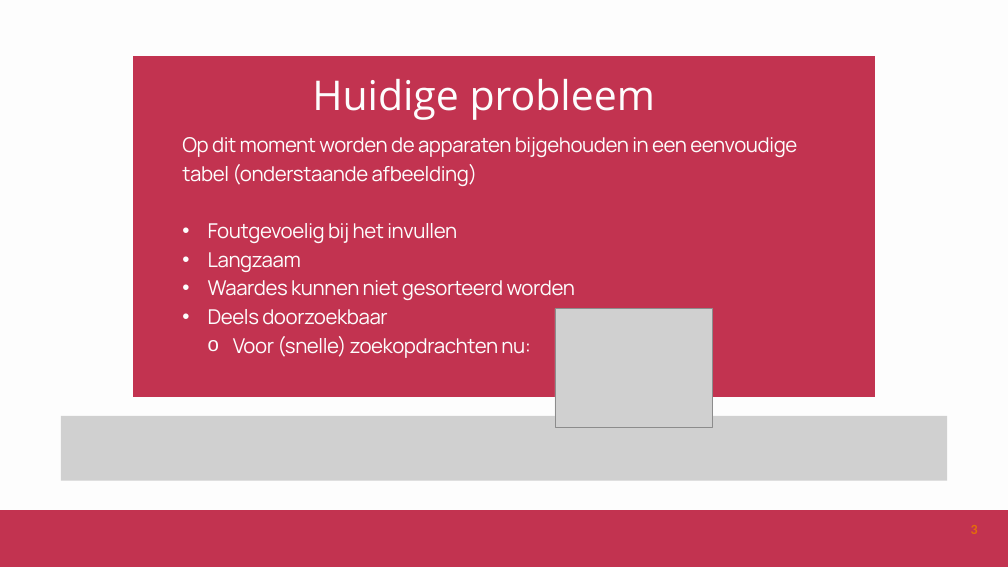
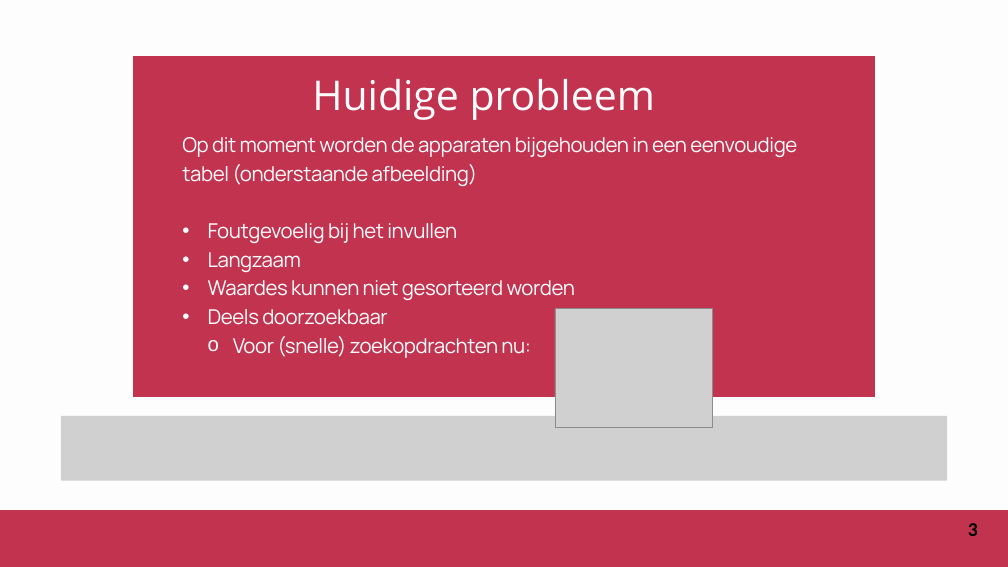
Before and after one commit to MarkStreek/QuintorCatalogBackEnd, a slide deck: slide 3 of docs/presentatie.pptx. Drawn at 1008x567 pixels with LibreOffice and Linux fonts; fonts in the diff are those of the drawing; grey boxes stand for pictures. Boxes give left, top, right and bottom in pixels: in the first picture for what was removed or moved away, otherwise in the second. Text is boxed around its words. In the diff, an @@ line names an element or a change of style, - is before the commit and + after.

```diff
--- a/docs/presentatie.pptx
+++ b/docs/presentatie.pptx
@@ page number at (x1=968, y1=523, x2=978, y2=536): size 20 to 28 pt, text colour #E46C0A to #000000 @@
```
Also in this commit, not shown: 6 other slides changed, 6 other files.
